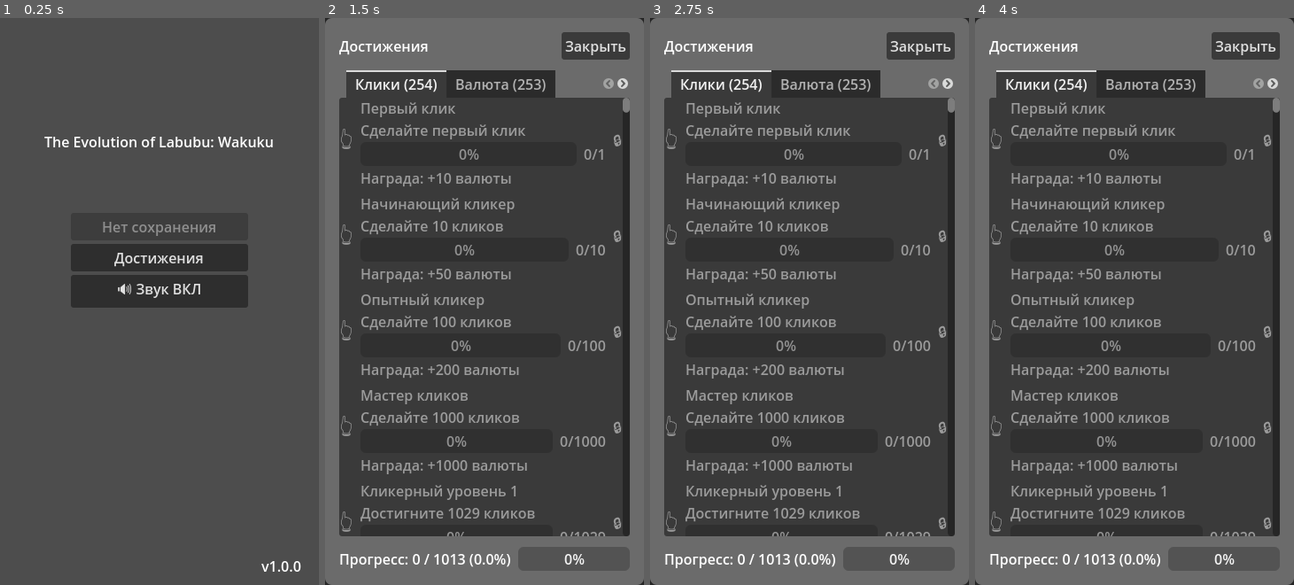
Above: before the commit, frames 1-4 (left to right).
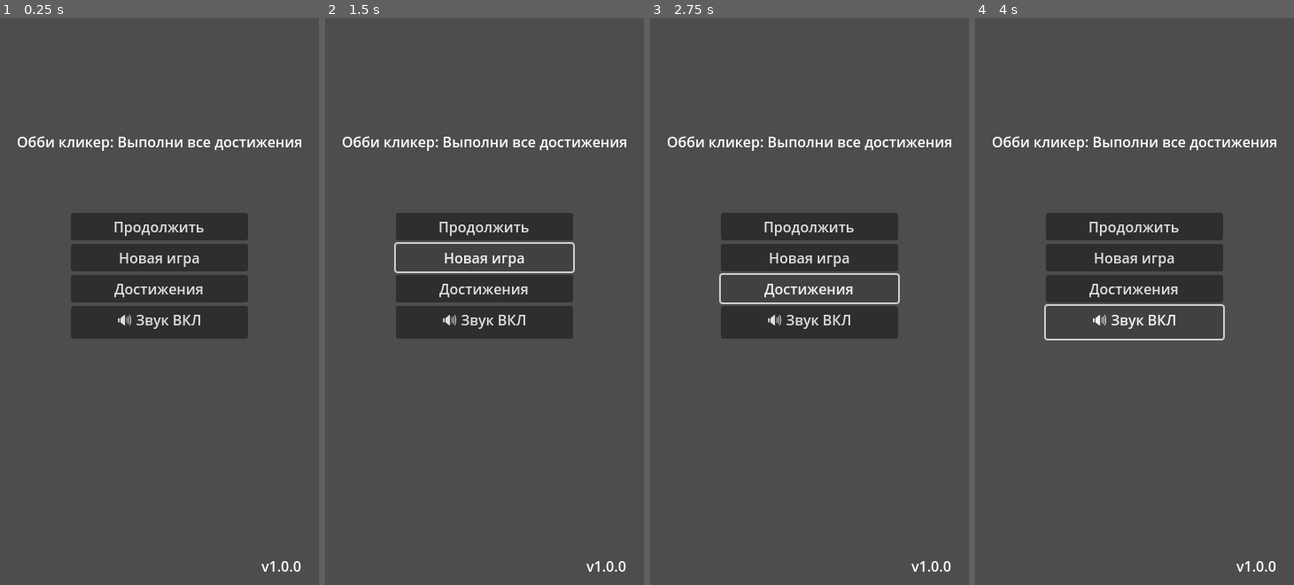
Above: after the commit, the same moments.

Repository: Common-ka/the-evolution-of-Labubu-Wakuku
Game: Godot game, scene res://scenes/main/main_menu.tscn
Two runs of this game, one before a commit and one after it. Both use one fixed random seed, a clock stepped at 60 frames per second and the inputs below.
Inputs (mouse positions are in pixels of both pictures, inside the frame that each line leads up to):
- Up to frame 1 (0.25 s): no input
- Up to frame 2 (1.5 s): click (484, 256) at 0.5 s, where only the run after the commit has a clickable "Новая игра"; click (484, 256) at 1.25 s, where only the run after the commit has a clickable "Новая игра"
- Up to frame 3 (2.75 s): click "Достижения" at 2 s
- Up to frame 4 (4 s): click (1134, 227) at 2.75 s, where only the run after the commit has a clickable "Продолжить"; click "🔊 Звук ВКЛ" at 3.5 s

The runs differ from the first frame. In frame 1, 5.3% of the frame differs, in the area x 5-95%, y 20-57%; in frame 2, 44%; in frame 3, 44%, in the area x 0-100%, y 0-100%; in frame 4, 44%.
Error after the commit: Parse Error: Used space character for indentation instead of tab as used before in the file. (res://scripts/ui/main_menu.gd:13)

Commit message:
Main menu: add 'New Game' button; reset state and start game

Diff:
--- a/scenes/main/main_menu.tscn
+++ b/scenes/main/main_menu.tscn
@@ -28,7 +28,7 @@
 offset_right = -20.0
 offset_bottom = 180.0
 grow_horizontal = 2
-text = "The Evolution of Labubu: Wakuku"
+text = "Обби кликер: Выполни все достижения"
 horizontal_alignment = 1
 vertical_alignment = 1
 
@@ -50,6 +50,10 @@
 layout_mode = 2
 text = "Продолжить"
 
+[node name="NewGameButton" type="Button" parent="ButtonsContainer"]
+layout_mode = 2
+text = "Новая игра"
+
 [node name="AchievementsButton" type="Button" parent="ButtonsContainer"]
 layout_mode = 2
 text = "Достижения"
@@ -57,7 +61,6 @@
 [node name="SettingsButton" type="Button" parent="ButtonsContainer"]
 layout_mode = 2
 text = "🔊 Звук ВКЛ"
-
 
 [node name="VersionLabel" type="Label" parent="."]
 layout_mode = 1
--- a/scripts/ui/main_menu.gd
+++ b/scripts/ui/main_menu.gd
@@ -4,12 +4,14 @@
 
 # Ссылки на кнопки
 @onready var continue_button: Button = $ButtonsContainer/ContinueButton
+@onready var new_game_button: Button = $ButtonsContainer/NewGameButton
 @onready var achievements_button: Button = $ButtonsContainer/AchievementsButton
 @onready var settings_button: Button = $ButtonsContainer/SettingsButton
 
 func _ready() -> void:
 	# Подключение сигналов кнопок
 	continue_button.pressed.connect(_on_continue_button_pressed)
+    new_game_button.pressed.connect(_on_new_game_button_pressed)
 	achievements_button.pressed.connect(_on_achievements_button_pressed)
 	settings_button.pressed.connect(_on_settings_button_pressed)
 
@@ -28,6 +30,15 @@
 
 	# Переходим к игровой сцене
 	change_scene_to_game()
+
+# Обработка нажатия "Новая игра"
+func _on_new_game_button_pressed() -> void:
+    # Удаляем сохранение и сбрасываем состояние игры
+    if SaveSystem:
+        SaveSystem.delete_save_data()
+    GameManager.reset_game()
+    # Переходим к игровой сцене
+    change_scene_to_game()
 
 func _on_achievements_button_pressed() -> void:
 	var panel = load("res://scenes/ui/achievement_panel.tscn").instantiate()
